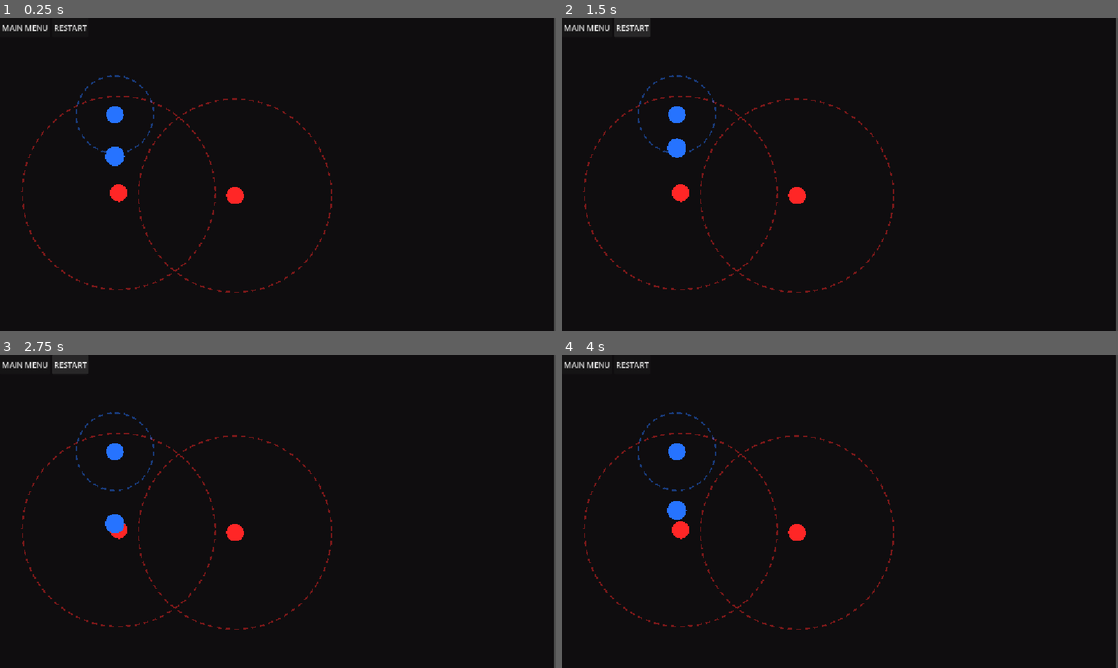
Above: before the commit, frames 1-4 (two rows, left to right).
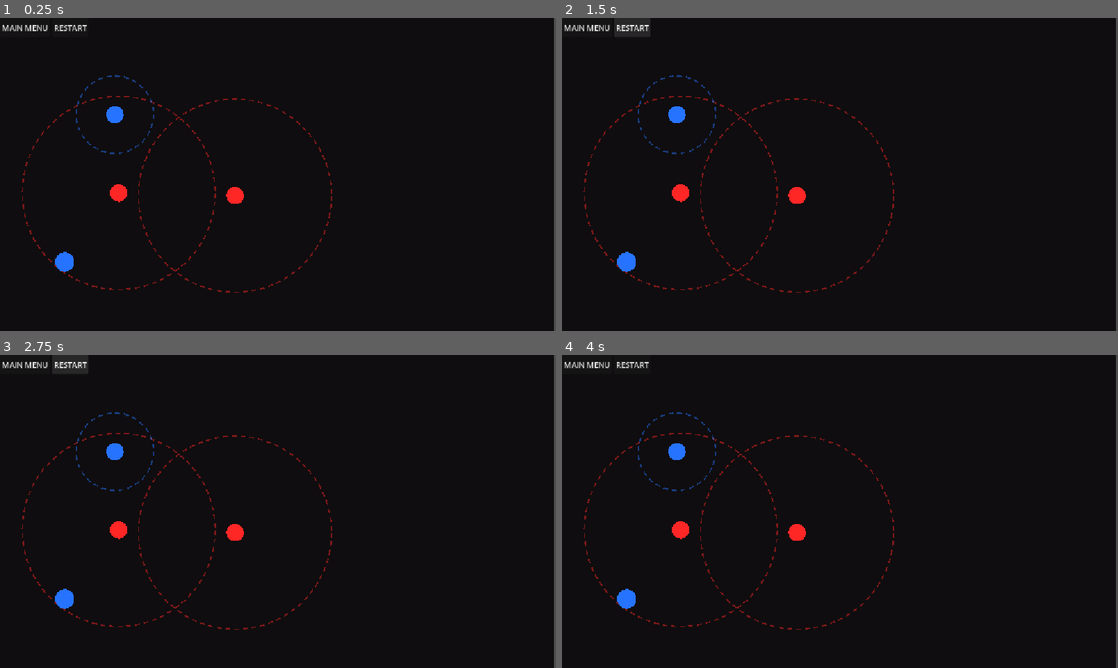
Above: after the commit, the same moments.

Repository: e-neuf/summer-summit-game-jam
Game: Godot game, scene res://levels/Level0.tscn
Same seed, same stepped clock (60 frames per second), same inputs: the game is played once before the commit and once after it. The engine's default icon, where the game draws it, is replaced by a stand-in: a white triangle on a blue panel in a dark square.
Inputs:
- Up to frame 1 (0.25 s): no input
- Up to frame 2 (1.5 s): click "RESTART" at 0.5 s; click "RESTART" at 1.25 s
- Up to frame 3 (2.75 s): click "RESTART" at 2 s
- Up to frame 4 (4 s): click "MAIN MENU" at 2.75 s; click "PLAY" at 3.5 s

The runs differ from the first frame. In frame 1, 0.3% of the frame differs, in the area x 9-23%, y 41-82%; in frame 2, 0.3%; in frame 3, 0.3%; in frame 4, 0.3%.

Commit message:
Adding gravity

Diff:
--- a/levels/Level0.tscn
+++ b/levels/Level0.tscn
@@ -51,6 +51,6 @@
 position = Vector2(238, 200)
 
 [node name="Main Character" parent="." index="9" unique_id=273780980 instance=ExtResource("4_fli3c")]
-position = Vector2(238, 252)
+position = Vector2(134, 505)
 
 [connection signal="input_event" from="Magnetic Pole" to="Magnetic Pole" method="_on_input_event"]
--- a/scripts/Global.gd
+++ b/scripts/Global.gd
@@ -7,3 +7,4 @@
 var MC_magnets_in_range: Array = []
 var Main_character = null
 var Current_Attraction = null
+var gravity=20
